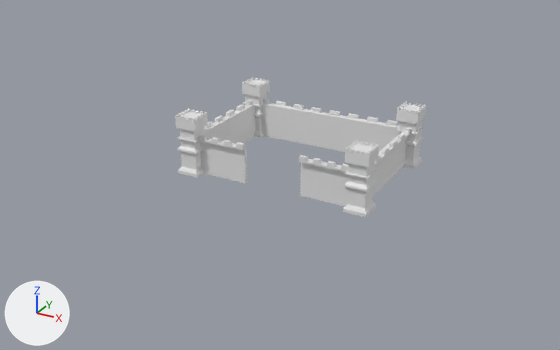
The Blender file castle/castle.blend, before and after one commit.
The view is the same before and after, from a camera (50 mm lens) standing at (87.6, -171.5, 77.8) and looking at (-3.0, -6.8, -4.6). Every picture has the same lights, and +X, +Y and +Z are marked at lower left.

Before the edit, the objects in view are built like this:
```python
ob_catwalk = bpy.data.objects.new('Catwalk', me_plane_001)
ob_catwalk.location = (0.8, 3.3, 4.9)
ob_catwalk.rotation_euler = (1.571, 0.0, 1.571)  # degrees (90, 0, 90)
ob_catwalk.scale = (0.5, 4.75, 1.0)
ob_cornice_blocks = bpy.data.objects.new('Cornice Blocks', me_plane_002)
ob_cornice_blocks.location = (0.8, 3.3, 4.9)
ob_cornice_blocks.rotation_euler = (1.571, 0.0, 1.571)  # degrees (90, 0, 90)
ob_cornice_blocks.scale = (0.5, 4.75, 1.0)
ob_tower_1 = bpy.data.objects.new('Tower 1', me_plane_003)
ob_tower_1.location = (23.5, 17.6, 3.1)
ob_tower_1.scale = (3.0, 3.0, 1.0)
ob_tower_1_cornice_blocks = bpy.data.objects.new('Tower 1 Cornice Blocks', me_plane_004)
ob_tower_1_cornice_blocks.location = (23.5, 17.6, 11.0)
ob_tower_1_cornice_blocks.scale = (2.96, 0.903, 0.903)
ob_tower_2 = bpy.data.objects.new('Tower 2', me_plane_003)
ob_tower_2.location = (-24.5, 17.6, 3.1)
ob_tower_2.scale = (3.0, 3.0, 1.0)
ob_tower_2_cornice_blocks = bpy.data.objects.new('Tower 2 Cornice Blocks', me_plane_004)
ob_tower_2_cornice_blocks.location = (-24.5, 17.6, 11.0)
ob_tower_2_cornice_blocks.scale = (2.96, 0.903, 0.903)
ob_tower_3 = bpy.data.objects.new('Tower 3', me_plane_003)
ob_tower_3.location = (23.5, -15.4, 3.1)
ob_tower_3.scale = (3.0, 3.0, 1.0)
ob_tower_3_cornice_blocks_001 = bpy.data.objects.new('Tower 3 Cornice Blocks.001', me_plane_004)
ob_tower_3_cornice_blocks_001.location = (-24.5, -15.4, 11.0)
ob_tower_3_cornice_blocks_001.scale = (2.96, 0.903, 0.903)
ob_tower_4 = bpy.data.objects.new('Tower 4', me_plane_003)
ob_tower_4.location = (-24.5, -15.4, 3.1)
ob_tower_4.scale = (3.0, 3.0, 1.0)
# also in view: 'Castle Walls' at (-0.5, 1.1, 0.0)
```
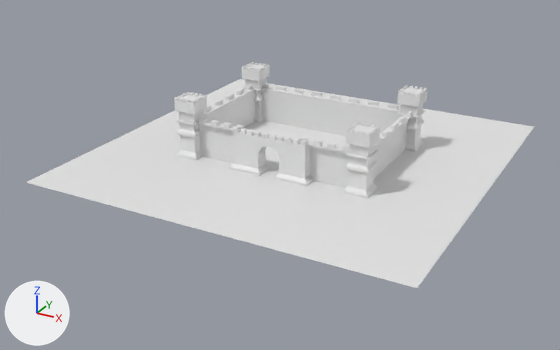
The change, as a list of edits to the scene's bpy script:
```text
Add me_circle:
    me_circle.from_pydata(...)  # 46 vertices, 65 faces; spans x -3.33..3.33, y -1.67..1.67, z 0.0..3.68
Add me_plane_006:
    me_plane_006.from_pydata(...)  # 42 vertices, 40 faces; spans x -1.0..7.88, y -1.0..3.67, z 0.0..1.64
Add me_cube_001:
    me_cube_001.from_pydata(...)  # a box spanning x -1.0..1.0, y -1.0..1.0, z -1.0..1.0
Add me_plane_008:
    me_plane_008.from_pydata([(-1.0, -1.0, 0.0), (1.0, -1.0, 0.0), (-1.0, 1.0, 0.0), (1.0, 1.0, 0.0)], [], [(0, 1, 3, 2)])
Change ob_tower_1_cornice_blocks:
    ob_tower_1_cornice_blocks.location: (23.5, 17.6, 11.0) -> (23.5, 17.6, 15.7)
Change ob_tower_2_cornice_blocks:
    ob_tower_2_cornice_blocks.location: (-24.5, 17.6, 11.0) -> (-24.5, 17.6, 15.7)
Change ob_tower_4:
    ob_tower_4.location: (-24.5, -15.4, 3.1) -> (-24.5, -15.4, 7.8)
Change ob_tower_3:
    ob_tower_3.location: (23.5, -15.4, 3.1) -> (23.5, -15.4, 7.8)
Change ob_tower_2:
    ob_tower_2.location: (-24.5, 17.6, 3.1) -> (-24.5, 17.6, 7.8)
Change ob_tower_3_cornice_blocks_001:
    ob_tower_3_cornice_blocks_001.location: (-24.5, -15.4, 11.0) -> (-24.5, -15.4, 15.7)
Change ob_tower_1:
    ob_tower_1.location: (23.5, 17.6, 3.1) -> (23.5, 17.6, 7.8)
Change ob_cornice_blocks:
    ob_cornice_blocks.location: (0.8, 3.3, 4.9) -> (0.8, 3.3, 9.7)
Change ob_catwalk:
    ob_catwalk.location: (0.8, 3.3, 4.9) -> (0.8, 3.3, 9.7)
Change ob_castle_walls:
    ob_castle_walls.location: (0.0, 0.0, 0.0) -> (0.0, 0.0, 4.7)
Add ob_gatehouse:
    ob_gatehouse = bpy.data.objects.new('Gatehouse', me_circle)
    ob_gatehouse.location = (0.0, -18.1, 5.0)
    ob_gatehouse.rotation_euler = (1.571, 0.0, 3.142)  # degrees (90, 0, 180)
    ob_gatehouse.scale = (3.0, 3.0, 1.0)
Add ob_gatehouse_base_left:
    ob_gatehouse_base_left = bpy.data.objects.new('Gatehouse Base Left', me_plane_006)
    ob_gatehouse_base_left.location = (-10.0, -18.1, 0.0)
Add ob_gatehouse_base_right:
    ob_gatehouse_base_right = bpy.data.objects.new('Gatehouse Base Right', me_plane_006)
    ob_gatehouse_base_right.location = (10.0, -18.1, 0.0)
    ob_gatehouse_base_right.scale = (-1.0, 1.0, 1.0)
Add ob_gatehouse_cornice_blocks:
    ob_gatehouse_cornice_blocks = bpy.data.objects.new('Gatehouse Cornice Blocks', me_cube_001)
    ob_gatehouse_cornice_blocks.location = (-9.5, -17.5, 10.5)
    ob_gatehouse_cornice_blocks.scale = (0.5, 0.5, 0.5)
    _m = ob_gatehouse_cornice_blocks.modifiers.new('Array', 'ARRAY')
    _m.count = 10
    _m.use_constant_offset = True
    _m.constant_offset_displace = (2.22, 0.0, 0.0)
Add ob_gound:
    ob_gound = bpy.data.objects.new('Gound', me_plane_008)
    ob_gound.location = (0.0, 0.0, 0.1)
    ob_gound.scale = (50.0, 50.0, 1.0)
```

Location of each change, [x1, y1, x2, y2] in pixels of the pictures (560 x 350 px):
'Gound', added
    after: [26, 79, 534, 288]
'Castle Walls', moved
    before: [200, 106, 407, 206]
    after: [199, 90, 408, 188]
'Cornice Blocks', moved
    before: [199, 99, 411, 170]
    after: [198, 83, 412, 152]
'Tower 3', moved
    before: [343, 148, 379, 217]
    after: [344, 129, 380, 198]
'Gatehouse', added
    after: [234, 128, 312, 179]
'Tower 4', moved
    before: [175, 116, 208, 177]
    after: [174, 98, 207, 160]
'Tower 1', moved
    before: [396, 108, 426, 169]
    after: [397, 91, 427, 152]
'Catwalk', moved
    before: [199, 104, 410, 172]
    after: [198, 89, 411, 153]
'Tower 2', moved
    before: [242, 83, 270, 138]
    after: [242, 67, 270, 123]
'Tower 3 Cornice Blocks.001', moved
    before: [175, 109, 207, 122]
    after: [174, 92, 207, 104]
'Tower 1 Cornice Blocks', moved
    before: [397, 102, 426, 114]
    after: [398, 85, 427, 97]
'Tower 2 Cornice Blocks', moved
    before: [242, 77, 270, 88]
    after: [242, 62, 270, 72]
'Gatehouse Cornice Blocks', added
    after: [233, 127, 307, 146]
'Gatehouse Base Right', added
    after: [274, 173, 313, 186]
'Gatehouse Base Left', added
    after: [229, 163, 269, 176]
